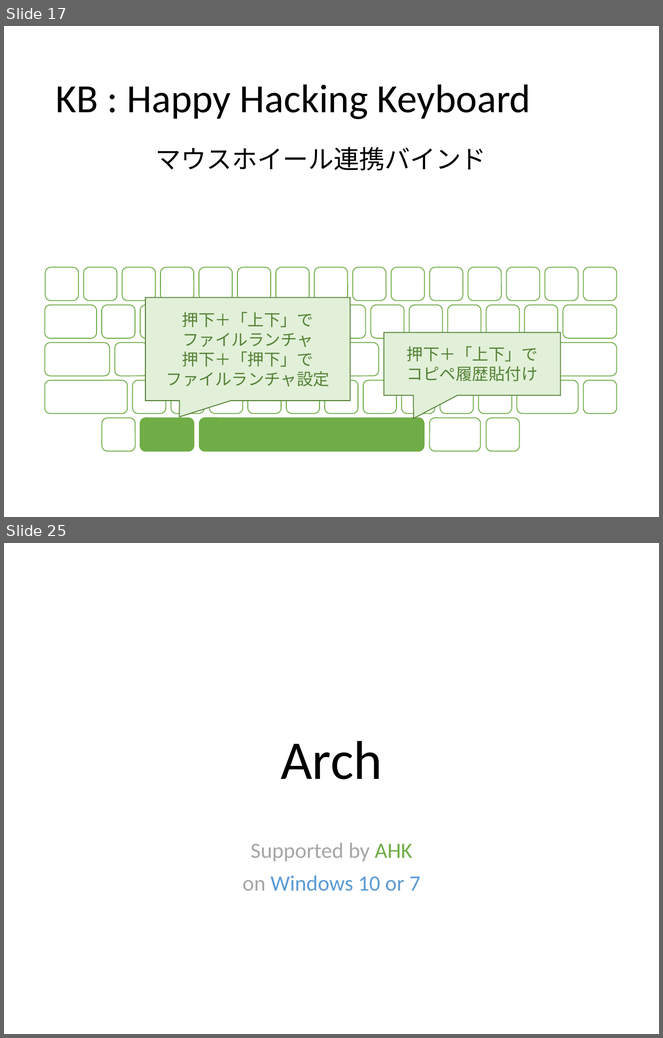
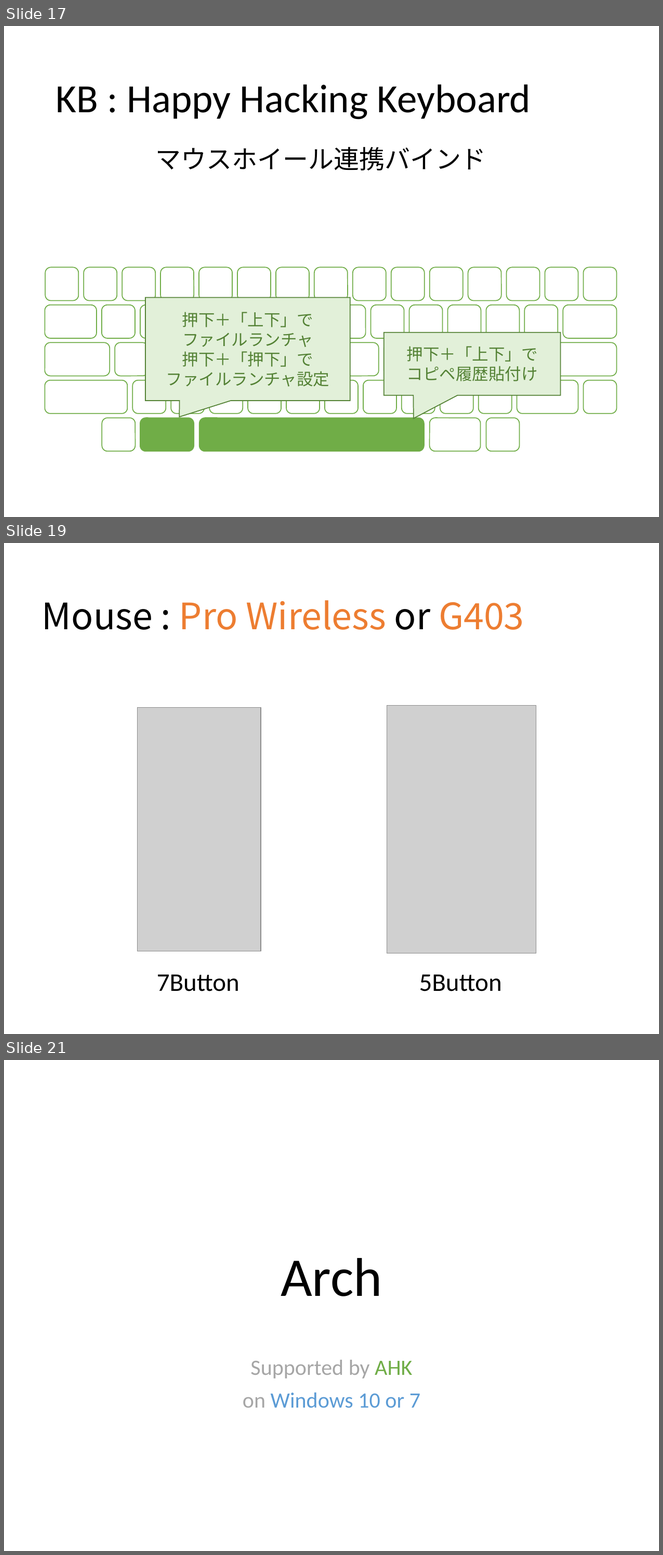
Before and after one commit to ittooo66/myAHK, a slide deck: MANUAL.pptx. Shown one above the other, each under a label of ours: slides 17 and 25 before the commit, slides 17, 19 and 21 after it; the slides between them are not shown. The pictures are 663x1038 and 663x1555 pixels, drawn with LibreOffice and Linux fonts; fonts in the diff are those of the drawing; grey boxes stand for pictures. Boxes give left, top, right and bottom in pixels: in the first picture for what was removed or moved away, otherwise in the second. Text is boxed around its words. In the diff, an @@ line names an element or a change of style, - is before the commit and + after.

```diff
--- a/MANUAL.pptx
+++ b/MANUAL.pptx
@@ slide 19 added at box(4, 543, 659, 1034), background #FFFFFF @@
@@ title added at box(42, 600, 525, 630), 40 pt, text #ED7D31 @@
+Mouse : Pro Wireless or G403
@@ picture added at box(138, 707, 261, 951) @@
@@ picture added at box(387, 705, 536, 954) @@
@@ text added at box(157, 975, 240, 992), 28 pt, text #000000 @@
+7Button
@@ text added at box(419, 975, 502, 992), 28 pt, text #000000 @@
+5Button
@@ what was slide 25 is now slide 21 @@
```
Also in this commit, not shown: 5 slides changed, 1 other slide added, 6 slides removed.
